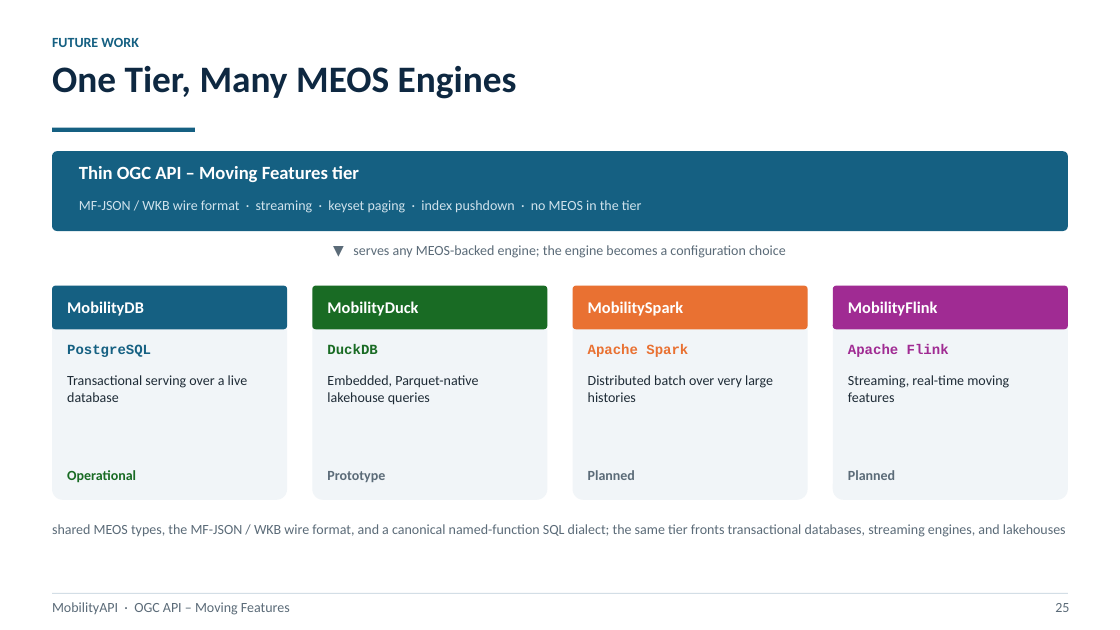
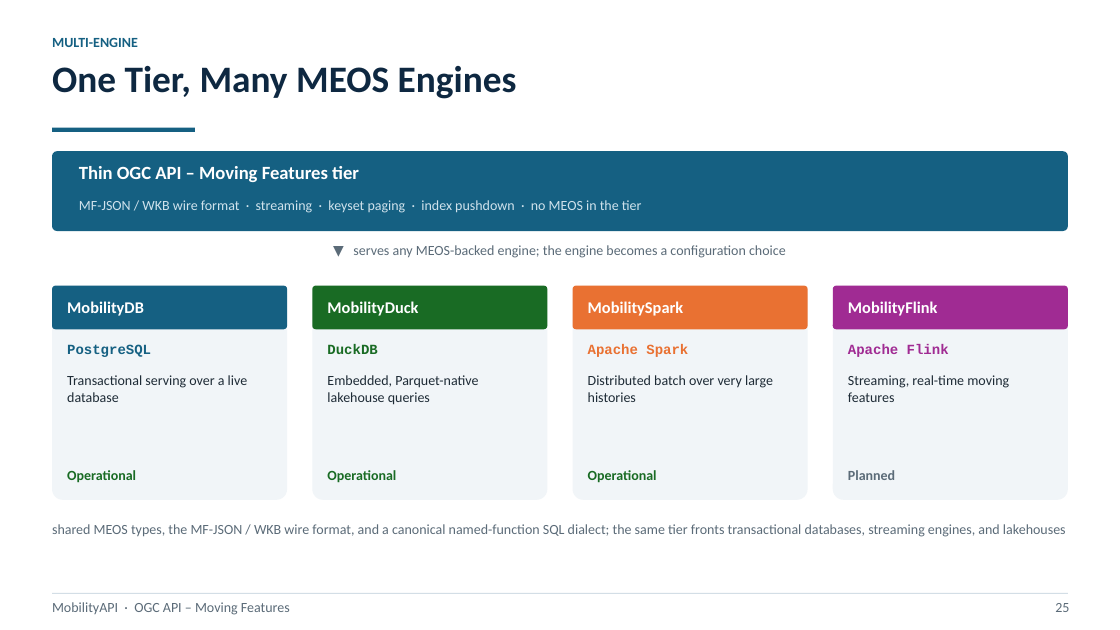
Before and after one commit to MobilityDB/MobilityAPI, a slide deck: slide 25 of MobilityAPI.pptx. Drawn at 1120x630 pixels with LibreOffice and Linux fonts; fonts in the diff are those of the drawing. Boxes give left, top, right and bottom in pixels: in the first picture for what was removed or moved away, otherwise in the second. Text is boxed around its words. In the diff, an @@ line names an element or a change of style, - is before the commit and + after.

Commit message:
Profile each backend engine on its own slide
A per-engine profile slide follows the multi-engine overview for
MobilityDB/PostgreSQL, MobilityDuck/DuckDB and MobilitySpark/Apache Spark,
each laying out the engine's connector, build and deployment, SQL dialect
(identity on all three — the box accessors dispatch stbox vs tbox in one UDF via
the WKB type tag) and sweet spot over the shared card grid. PPTX and PDF updated
together.

```diff
--- a/MobilityAPI.pptx
+++ b/MobilityAPI.pptx
@@ text at (52,38,138,47): text changed @@
-FUTURE WORK
+MULTI-ENGINE
@@ text at (327,470,396,483): text changed; text colour #5B6B78 to #196B24 @@
-Prototype
+Operational
@@ text at (588,470,657,483): text changed; text colour #5B6B78 to #196B24 @@
-Planned
+Operational
```
Also in this commit, not shown: 12 other slides changed, 3 slides added, 1 other file.
